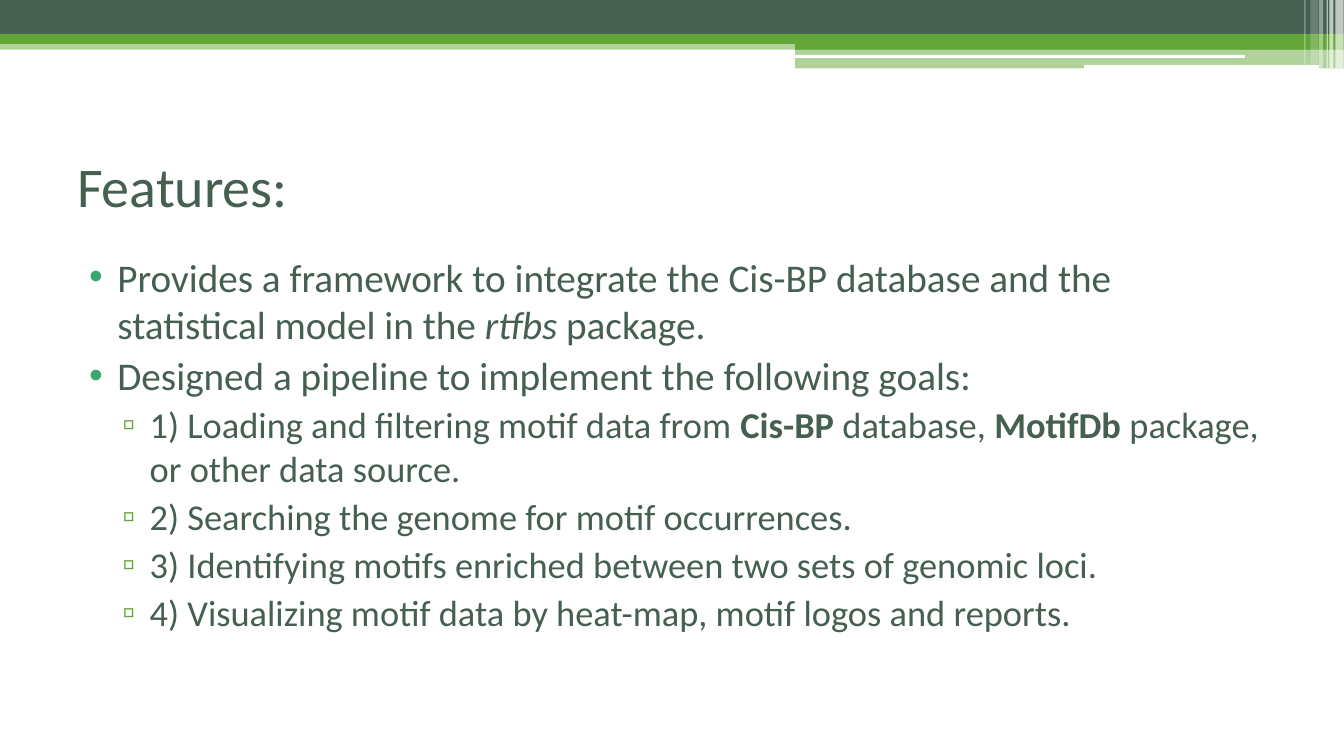
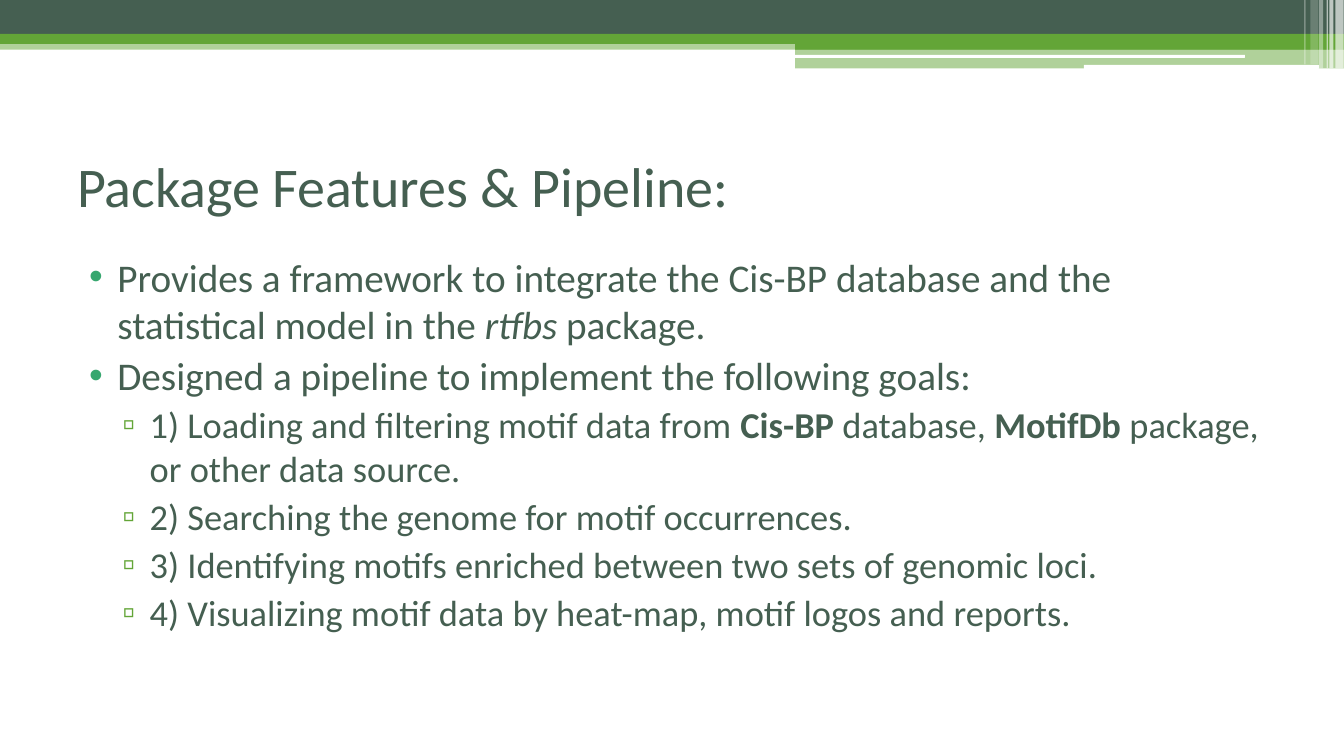
Before and after one commit to Danko-Lab/rtfbs_db, a slide deck: slide 3 of rtfbsdb-tutorial.pptx (slide 2 before the commit). Drawn at 1344x756 pixels with LibreOffice and Linux fonts; fonts in the diff are those of the drawing. Boxes give left, top, right and bottom in pixels: in the first picture for what was removed or moved away, otherwise in the second. Text is boxed around its words. In the diff, an @@ line names an element or a change of style, - is before the commit and + after.

```diff
--- a/rtfbsdb-tutorial.pptx
+++ b/rtfbsdb-tutorial.pptx
@@ title at <box>77,168,729,217</box>: text changed @@
-Features:
+Package Features & Pipeline:
```
Also in this commit, not shown: 7 other slides changed, 5 slides added, 16 other files.
